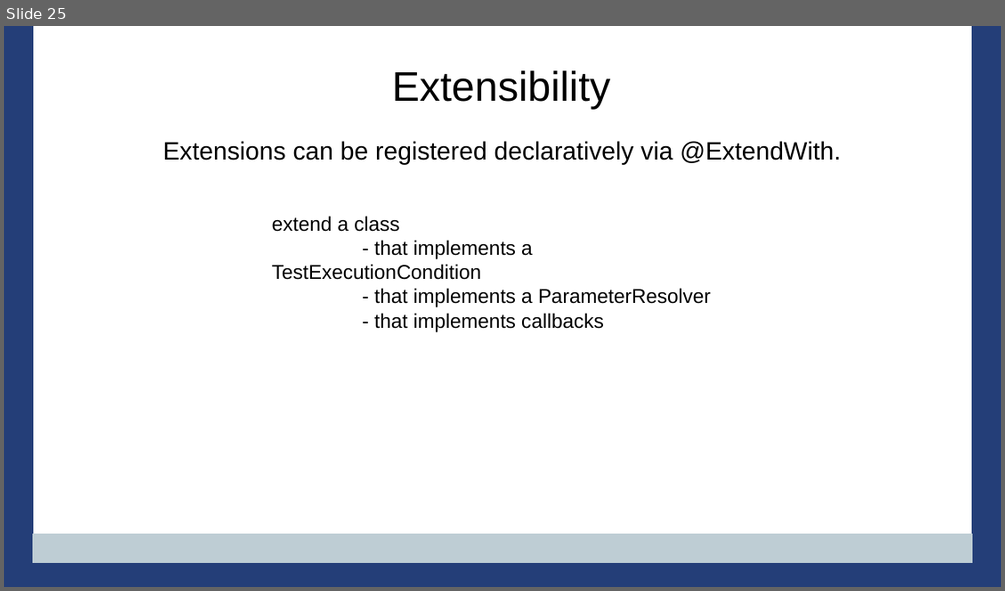
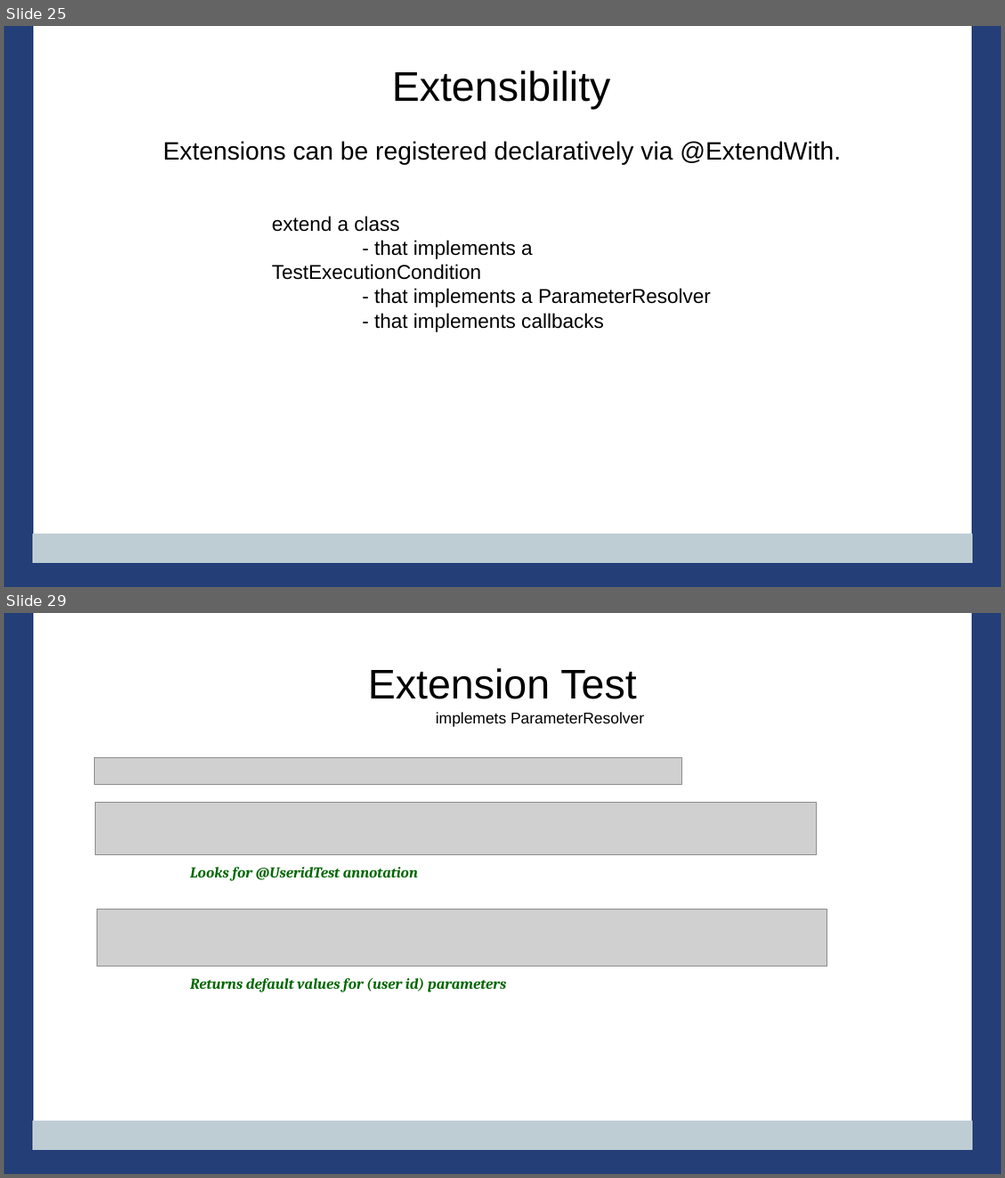
Before and after one commit to PennState/junit5-presentation, a slide deck: src/site/presentation/Junit5_Presentation_JavaOne_2016.odp. Shown one above the other, each under a label of ours: slide 25 before the commit, slides 25 and 29 after it; the slides between them are not shown. The pictures are 1005x591 and 1005x1178 pixels, drawn with LibreOffice and Linux fonts; fonts in the diff are those of the drawing; grey boxes stand for pictures; background and template pictures are left out. Boxes give left, top, right and bottom in pixels: in the first picture for what was removed or moved away, otherwise in the second. Text is boxed around its words. In the diff, an @@ line names an element or a change of style, - is before the commit and + after.

Commit message:
adding slides for extension examples

```diff
--- a/src/site/presentation/Junit5_Presentation_JavaOne_2016.odp
+++ b/src/site/presentation/Junit5_Presentation_JavaOne_2016.odp
@@ slide 29 added at bbox=[4, 613, 1001, 1174], background #FFFFFF; not listed: 4 template elements that a slide beside it also shows @@
@@ title added at bbox=[368, 668, 636, 699], 33 pt, text #000000 @@
+Extension Test
@@ text added at bbox=[436, 712, 644, 727], 12.4 pt, text #000000 @@
+implemets ParameterResolver
@@ picture added at bbox=[95, 758, 682, 784] @@
@@ picture added at bbox=[96, 802, 817, 854] @@
@@ title added at bbox=[190, 867, 418, 881], 12 pt, text #006600, bold, italic @@
+Looks for @UseridTest annotation
@@ picture added at bbox=[97, 908, 827, 965] @@
@@ title added at bbox=[190, 978, 506, 992], 12 pt, text #006600, bold, italic @@
+Returns default values for (user id) parameters
```
Also in this commit, not shown: 3 slides changed, 5 other slides added, 2 slides removed, 2 other files.
